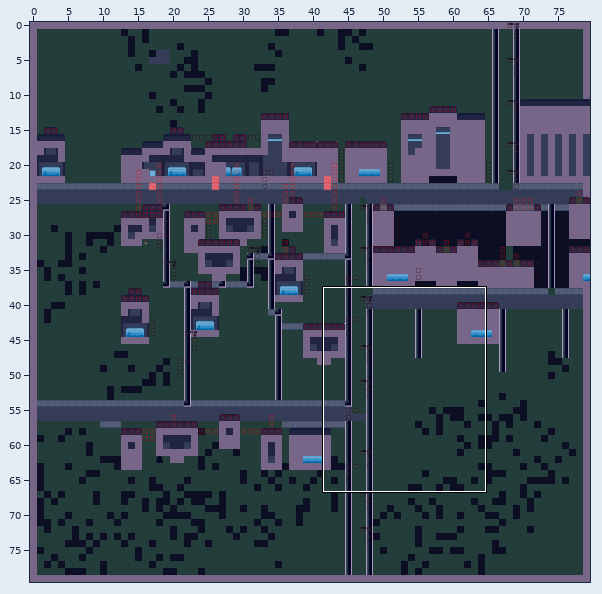
A Tiled map gets an edit: tiledMaps/City.tmx. Above: a wide view before the commit, with the close-up outlined.
Close-up. Before the edit:
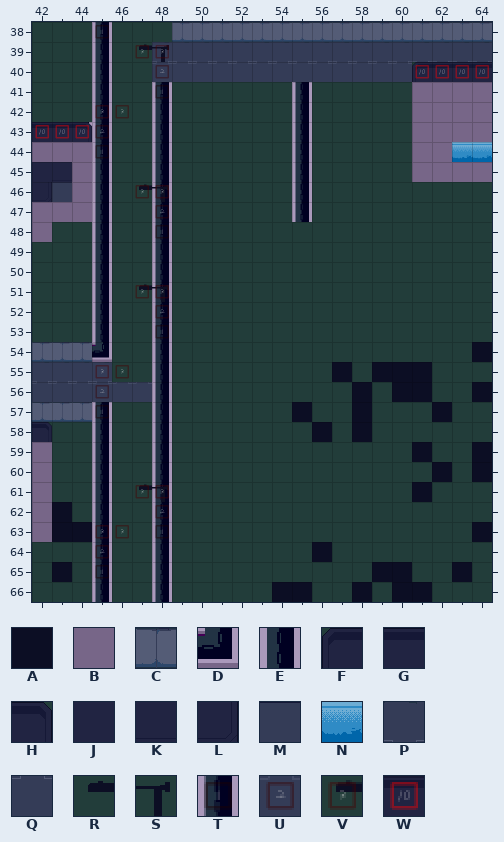
Cells are 40x40 px. Shown: x 42..64, y 38..66. The commit also changed other parts of the map, which this record leaves out.
Key: from "AllTiles": A 0, B 1, C 3, D 4, E 5, F 25, G 26, H 27, J 29, K 32, L 33, M 38, N 60, P 77, Q 78, R 94, S 95; from "height": T 0, U 1, V 2, W 9.
_ is an empty cell, # one hidden under a higher layer.
Layer "Ground" before, first column x 42:
38 ___E___CCCCCCCCCCCCCCCC
39 ___E__PPPPPPPPPPPPPPPPP
40 ___E__QQQQQQQQQQQQQF###
41 ___E__E______E_____####
42 ___E__E______E_____####
43 ##DE__E______E_____####
44 ###E__E______E_____##NN
45 JK#E__E______E_____####
46 LM#E__E______E_________
47 ###E__E______E_________
48 #__E__E________________
49 ___E__E________________
50 ___E__E________________
51 ___E__E________________
52 ___E__E________________
53 ___E__E________________
54 CCCD__E_______________A
55 PPPP__E________A_AAA___
56 QQQQQQE_________A_AA__A
57 CCCE__E______A__A___A__
58 H__E__E_______A_A______
59 #__E__E____________A__A
60 #__E__E_____________A_A
61 #__E__E____________A___
62 #A_E__E________________
63 #AAE__E_______________A
64 ___E__E_______A________
65 _A_E__E__________AA__A_
66 ___E__E_____AA__A_AA___
Layer "Interactable" before, first column x 42:
38 _______________________
39 _______________________
40 _______________________
41 ___________________BBBB
42 ___________________BBBB
43 ___________________BBBB
44 BBB________________BB__
45 __B________________BBBB
46 __B____________________
47 BBB____________________
48 B______________________
49 _______________________
50 _______________________
51 _______________________
52 _______________________
53 _______________________
54 _______________________
55 _______________________
56 _______________________
57 _______________________
58 _______________________
59 B______________________
60 B______________________
61 B______________________
62 B______________________
63 B______________________
64 _______________________
65 _______________________
66 _______________________
Layer "Depth-Sorted" before, first column x 42:
38 ______________
39 _____RS_______
40 ______________
41 ______________
42 ______________
43 GGH___________
44 ______________
45 ______________
46 _____RS_______
47 ______________
48 ______________
49 ______________
50 ______________
51 _____RS_______
52 ______________
53 ______________
54 ______________
55 ______________
56 ______________
57 ______________
58 H_____________
59 ______________
60 ______________
61 _____RS_______
62 ______________
63 ______________
64 ______________
65 ______________
66 ______________
Layer "Heightmap" before, first column x 42:
38 ___T___________
39 _____VV________
40 ______U________
41 ______T________
42 ___VV__________
43 WWWU___________
44 ___T___________
45 _______________
46 _____VV________
47 ______U________
48 ______T________
49 _______________
50 _______________
51 _____VV________
52 ______U________
53 ______T________
54 _______________
55 ___VV__________
56 ___U___________
57 ___T___________
58 _______________
59 _______________
60 _______________
61 _____VV________
62 ______U________
63 ___VV_T________
64 ___U___________
65 ___T___________
66 _______________
New version:
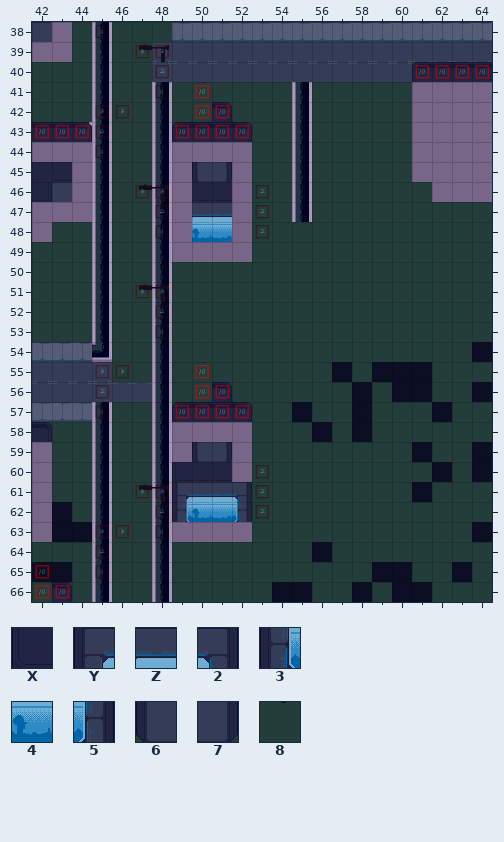
Further tiles: from "AllTiles": X 31, Y 46, Z 47, 2 48, 3 58, 4 59, 5 61, 6 62, 7 64, 8 167.
See-through tiles are keyed as they look on the map.
From old to new:
Changed rows in their new state; . is an unchanged cell.
Layer "Ground":
first column x 42:
38 M
first column x 49:
43 F..H............
44 ..............__
45 .JJ.............
46 .KK.............
47 .ZZ.............
48 .4N.............
first column x 42:
57 .......F..H
59 ........JJ.
60 .......XKK.
61 .......YZZ2
62 .......34N5
65 A..........
Layer "Interactable":
first column x 42:
38 .B
39 BB
first column x 49:
44 BBBB..........BB
45 B67B............
46 B..B.........BBB
47 B..B............
48 B..B............
49 BBBB............
first column x 49:
58 BBBB
59 B67B
60 ...B
63 BBBB
Layer "Depth-Sorted":
first column x 49:
41 .8..
42 ..H.
43 FGGH
first column x 49:
55 .8..
56 ..H.
57 FGGH
first column x 42:
65 8.
66 .H
Layer "Heightmap":
first column x 49:
41 .W...
42 .WW..
43 WWWW.
46 ....U
47 ....U
48 ....U
first column x 42:
55 ........W...
56 ........WW..
57 .......WWWW.
60 ...........U
61 ...........U
62 ...........U
65 W...........
66 WW..........
Pixel boxes of the changes (left, top, right, bottom) in both close-ups:
added: (32, 22, 72, 62)
added: (172, 82, 269, 262)
changed: (452, 142, 492, 162)
added: (432, 182, 492, 202)
added: (172, 362, 269, 542)
added: (32, 562, 72, 602)
